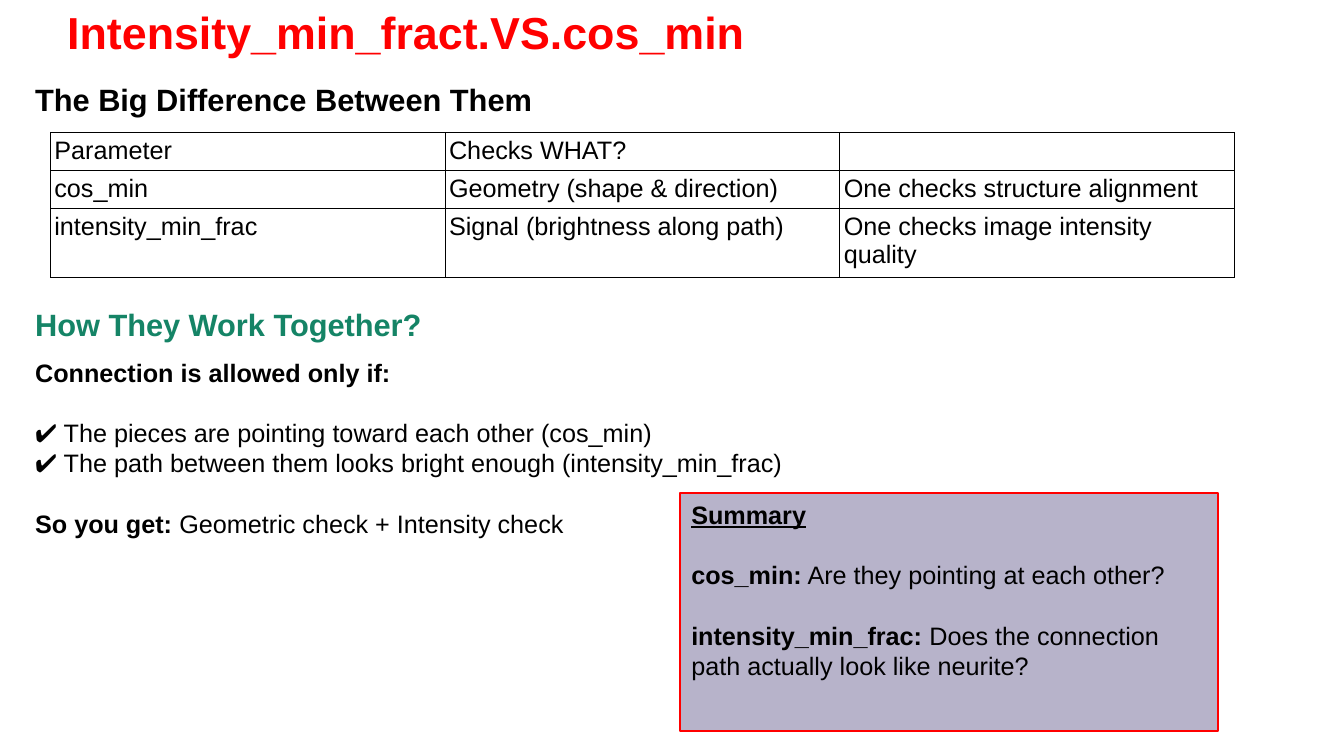
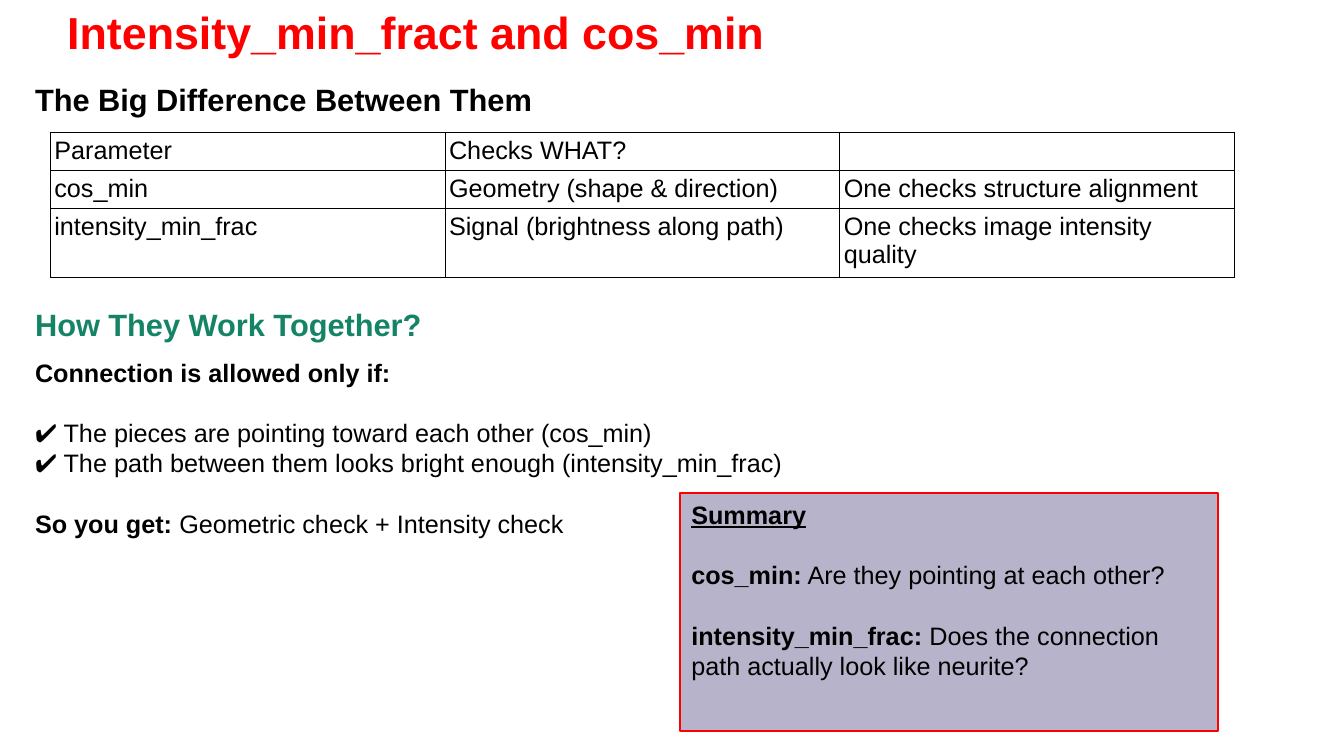
Before and after one commit to Nahuel88Ar/Lysosomes, a slide deck: slide 8 of UPDATE 19-2.pptx. Drawn at 1344x756 pixels with LibreOffice and Linux fonts; fonts in the diff are those of the drawing; background and template pictures are left out. Boxes give left, top, right and bottom in pixels: in the first picture for what was removed or moved away, otherwise in the second. Text is boxed around its words. In the diff, an @@ line names an element or a change of style, - is before the commit and + after.

```diff
--- a/UPDATE 19-2.pptx
+++ b/UPDATE 19-2.pptx
@@ title at [67, 16, 764, 58]: text changed @@
-Intensity_min_fract.VS.cos_min
+Intensity_min_fract and cos_min
```
Also in this commit, not shown: 3 other slides changed, 1 slide added, 2 other files.
